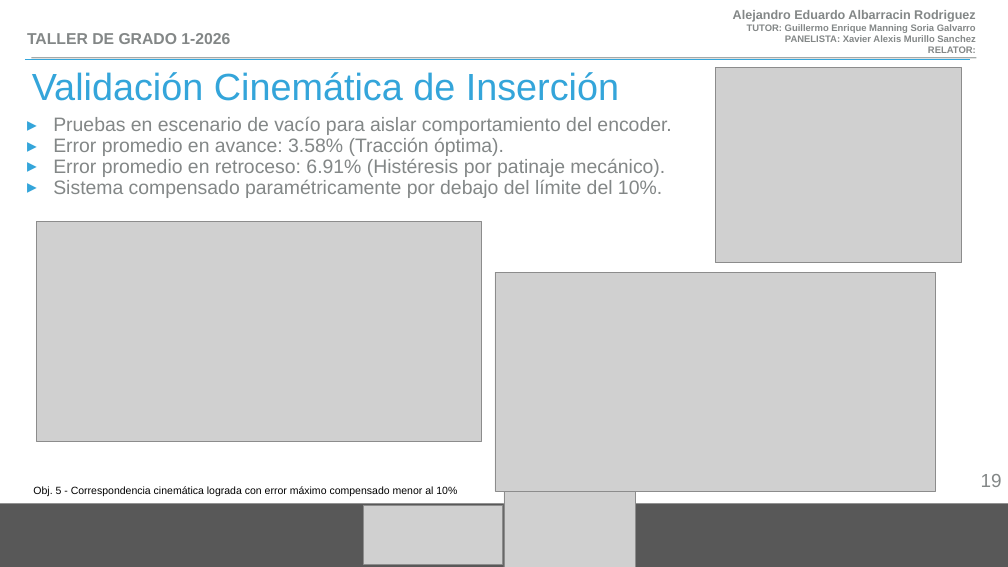
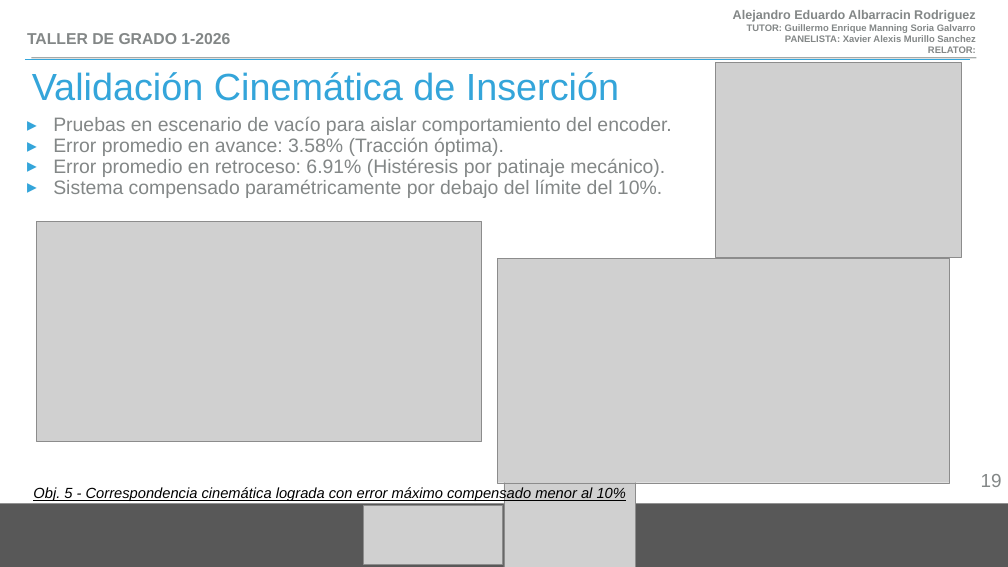
Before and after one commit to albale15/simulador_de_Extraccion_de_polipos_intestinales, a slide deck: slide 19 of presentacion/presentacion simulador de reseccion de polipos intestinales.pptx. Drawn at 1008x567 pixels with LibreOffice and Linux fonts; fonts in the diff are those of the drawing; grey boxes stand for pictures. Boxes give left, top, right and bottom in pixels: in the first picture for what was removed or moved away, otherwise in the second. Text is boxed around its words. In the diff, an @@ line names an element or a change of style, - is before the commit and + after.

```diff
--- a/presentacion/presentacion simulador de reseccion de polipos intestinales.pptx
+++ b/presentacion/presentacion simulador de reseccion de polipos intestinales.pptx
@@ picture: place and size @@
-picture at (715,68,961,263)
+picture at (715,62,961,257)
@@ picture: place and size @@
-picture at (495,272,935,491)
+picture at (497,259,949,483)
@@ text "Obj. 5 - Correspondencia cinemática ..." at (33,486,626,501): size 20 to 28 pt, italic on, underline on @@
```
Also in this commit, not shown: 11 other slides changed, 6 other files.
